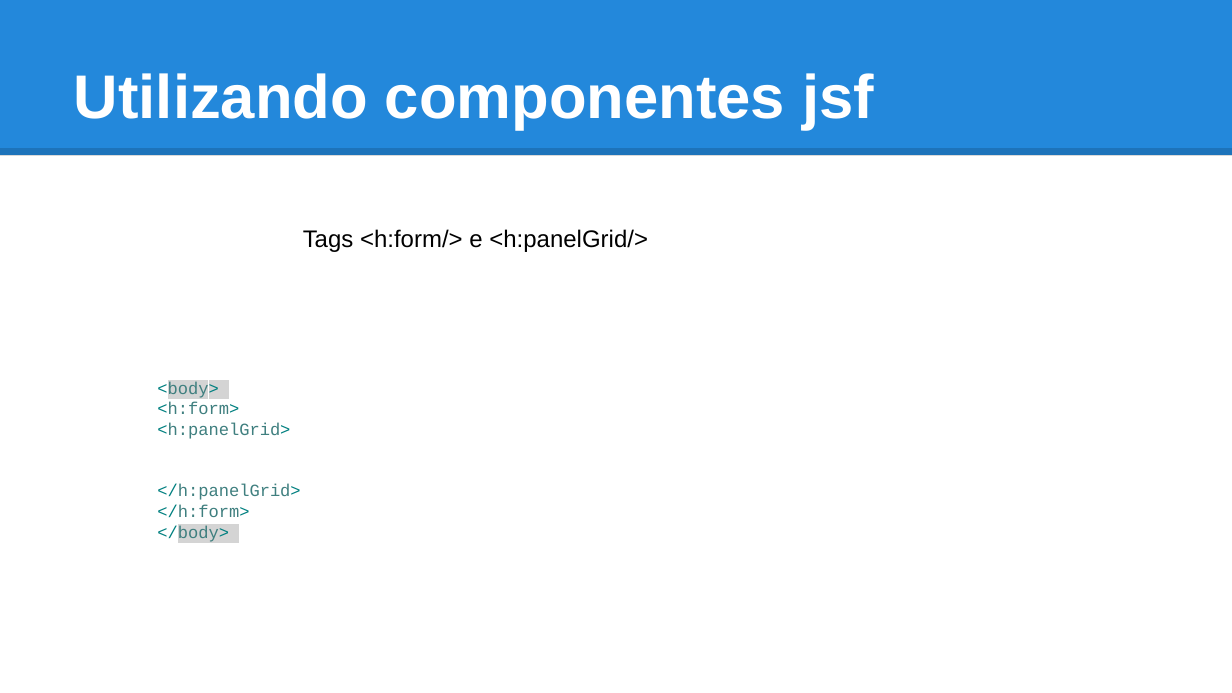
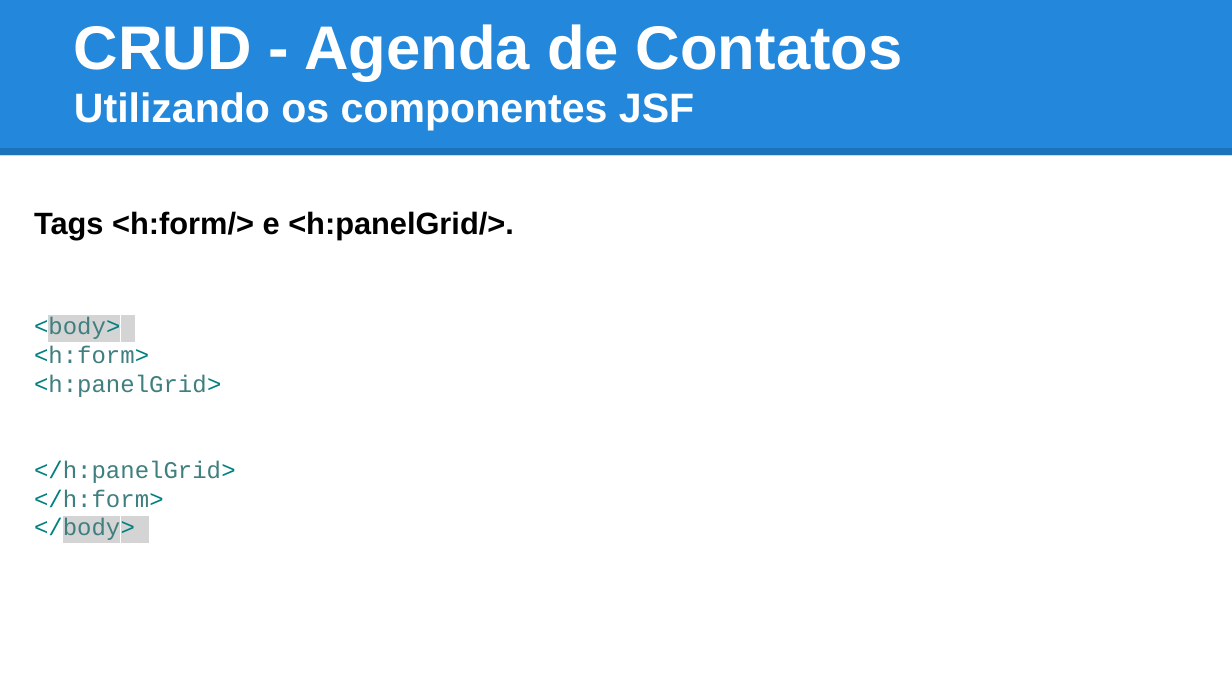
Before and after one commit to tiagogoncalves/jsf_workshop, a slide deck: slide 43 of apresentacao/slide_jsf_prime_faces.pptx (slide 42 before the commit). Drawn at 1232x693 pixels with LibreOffice and Linux fonts; fonts in the diff are those of the drawing. Boxes give left, top, right and bottom in pixels: in the first picture for what was removed or moved away, otherwise in the second. Text is boxed around its words. In the diff, an @@ line names an element or a change of style, - is before the commit and + after.

```diff
--- a/apresentacao/slide_jsf_prime_faces.pptx
+++ b/apresentacao/slide_jsf_prime_faces.pptx
@@ title at (74, 24, 903, 131): text changed; size 36 to 24 pt @@
-Utilizando componentes jsf
+CRUD - Agenda de Contatos
+Utilizando os componentes JSF
@@ text at (34, 211, 514, 239): text changed; size 14 to 18 pt; bold on @@
-Tags <h:form/> e <h:panelGrid/>
+Tags <h:form/> e <h:panelGrid/>.
@@ text "<body>": place and size @@
-text "<body>" at (157, 381, 300, 543)
+text "<body>" at (34, 317, 236, 543)
@@ text "<body>" at (34, 317, 236, 543): size 10 to 14 pt @@
```
Also in this commit, not shown: 21 other slides changed, 6 slides added, 1 slide removed, 2 other files.
